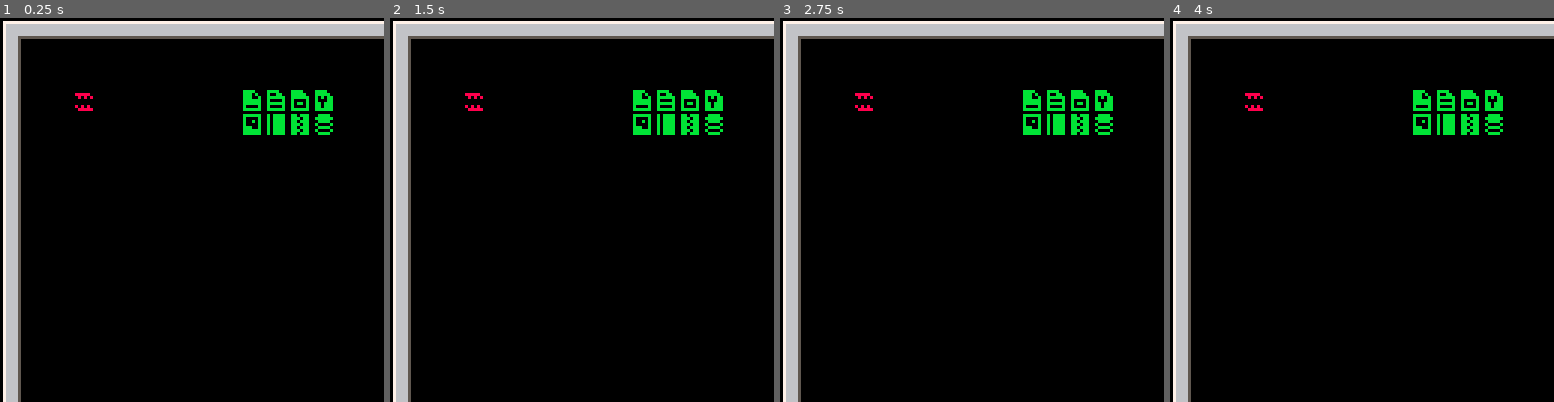
Above: before the commit, frames 1-4 (left to right).
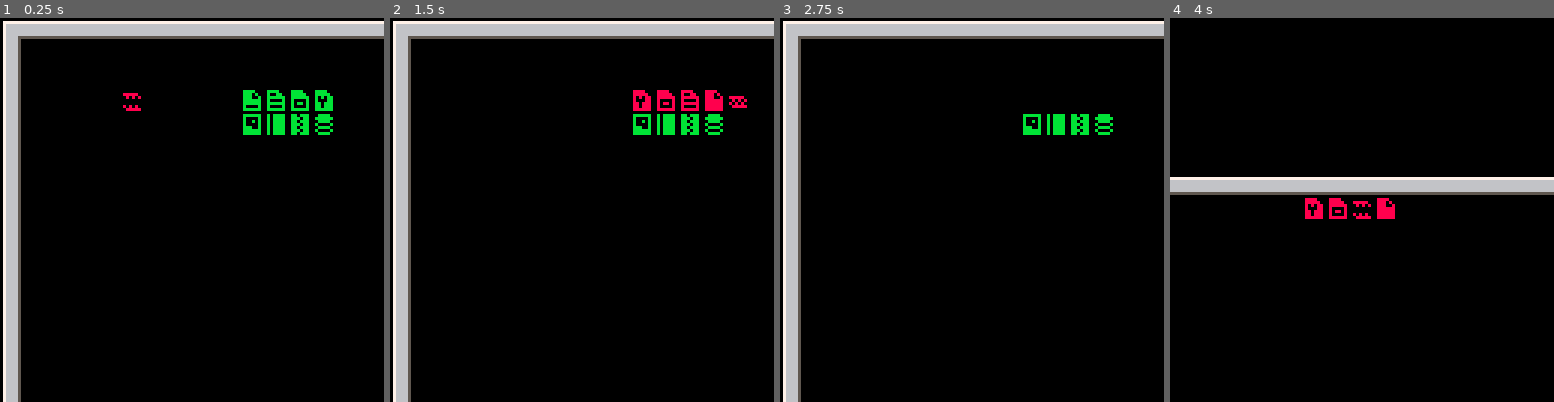
Above: after the commit, the same moments.

Repository: alxgnon/pico-8
Game: PICO-8 cartridge worm.p8
Same seed, same stepped clock (60 frames per second), same inputs: the game is played once before the commit and once after it.
Inputs:
- Up to frame 1 (0.25 s): no input
- Up to frame 2 (1.5 s): tap X (X key) at 0.33, 1.07 s; tap O (Z key) at 0.7 s
- Up to frame 3 (2.75 s): hold Right 1.6-2.1 s; tap O (Z key) at 1.7, 2.1, 2.5 s; tap X (X key) at 1.85 s; hold Up 2.15-2.42 s; hold Right from 2.47 s (still down)
- Up to frame 4 (4 s): tap O (Z key) at 2.9, 3.3, 3.7 s; tap X (X key) at 2.97 s; release Right at 3.03 s; hold Left 3.08-3.58 s; hold Down 3.63-3.97 s

The runs differ from the first frame. In frame 1, 0.2% of the frame differs, in the area x 19-37%, y 19-25%; in frame 2, 1.0%; in frame 3, 0.8%; in frame 4, 16%, in the area x 0-100%, y 0-100%.

Commit message:
fix gameover bug

Diff:
--- a/worm.p8
+++ b/worm.p8
@@ -19,7 +19,7 @@
 -- you lose
 function gameover()
 	sfx(02)
-	gameover = true
+	_gameover = true
 	rumble(1, 2)
 end
 
@@ -110,7 +110,7 @@
 
 function _update()
 	t += 0.25
-	if (gameover) return
+	if (_gameover) return
 
 	aim_worm(worm)
 
